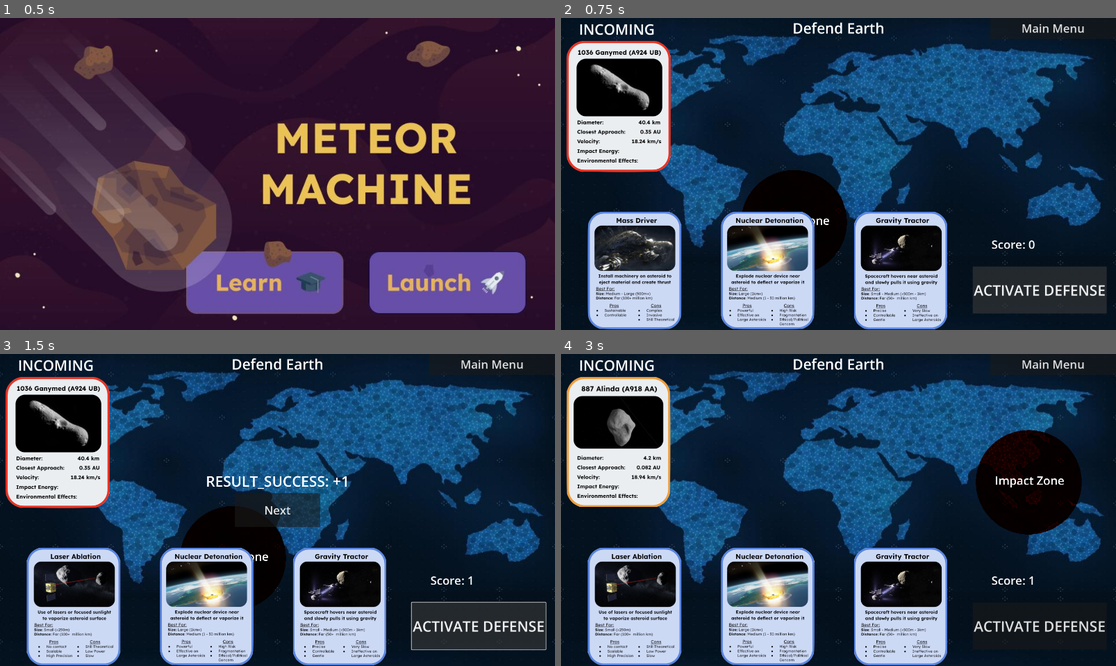
Above: before the commit, frames 1-4 (two rows, left to right).
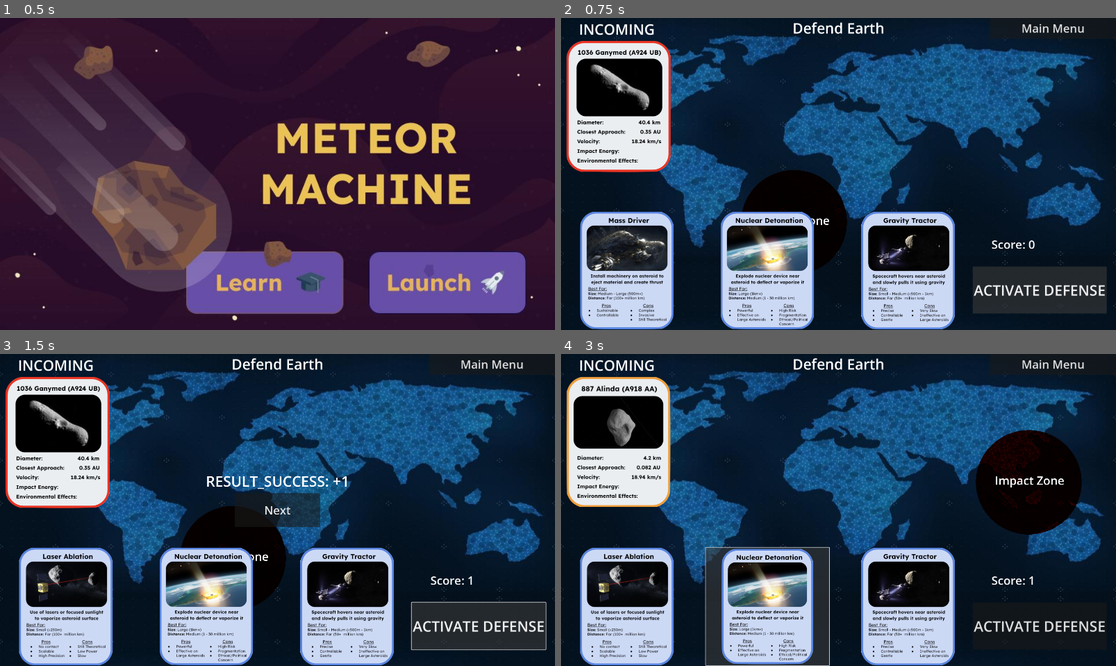
Above: after the commit, the same moments.

Repository: ian2102/Meteor-Machine
Game: Godot game, scene res://Scenes/app.tscn
Same seed, same stepped clock (60 frames per second), same inputs: the game is played once before the commit and once after it.
Inputs (mouse positions are in pixels of both pictures, inside the frame that each line leads up to):
- Up to frame 1 (0.5 s): no input
- Up to frame 2 (0.75 s): click (1010, 283) at 0.5 s
- Up to frame 3 (1.5 s): click (449, 619) at 1.25 s
- Up to frame 4 (3 s): click "Next" at 2 s; click (827, 619) at 2.75 s

Frame 1 is identical in both runs. In frame 2, 6.3% of the frame differs, in the area x 3-71%, y 62-100%; in frame 3, 6.2%; in frame 4, 9.5%, in the area x 3-71%, y 61-100%.

Commit message:
added more info to learn slides

Diff:
--- a/Scenes/hit_marker.tscn
+++ b/Scenes/hit_marker.tscn
@@ -16,6 +16,7 @@
 grow_vertical = 2
 scale = Vector2(0.4, 0.4)
 texture = ExtResource("1_u5oyo")
+expand_mode = 1
 stretch_mode = 5
 
 [node name="Label" type="Label" parent="."]
@@ -23,6 +24,8 @@
 offset_left = 200.0
 offset_top = 410.0
 offset_right = 801.0
-offset_bottom = 889.99994
+offset_bottom = 547.0
 theme_override_font_sizes/font_size = 100
 text = "Impact Zone"
+horizontal_alignment = 1
+vertical_alignment = 1
--- a/Scenes/launch.tscn
+++ b/Scenes/launch.tscn
@@ -107,17 +107,14 @@
 anchor_top = 0.6203704
 anchor_right = 0.7369792
 anchor_bottom = 0.99814814
-grow_horizontal = 2
-grow_vertical = 0
 theme_override_constants/separation = 60
 alignment = 1
-metadata/_edit_use_anchors_ = true
 
 [node name="Card1" type="Button" parent="HBoxContainer"]
-custom_minimum_size = Vector2(400, 0)
-layout_direction = 4
+custom_minimum_size = Vector2(50, 0)
+layout_direction = 1
 layout_mode = 2
-size_flags_horizontal = 0
+size_flags_horizontal = 3
 theme_override_font_sizes/font_size = 50
 theme_override_styles/normal = SubResource("StyleBoxEmpty_8cm1k")
 icon = ExtResource("5_8cm1k")
@@ -125,10 +122,10 @@
 expand_icon = true
 
 [node name="Card2" type="Button" parent="HBoxContainer"]
-custom_minimum_size = Vector2(400, 0)
-layout_direction = 4
+custom_minimum_size = Vector2(50, 0)
+layout_direction = 1
 layout_mode = 2
-size_flags_horizontal = 4
+size_flags_horizontal = 3
 theme_override_font_sizes/font_size = 50
 theme_override_styles/normal = SubResource("StyleBoxEmpty_8cm1k")
 icon = ExtResource("6_bodta")
@@ -136,10 +133,10 @@
 expand_icon = true
 
 [node name="Card3" type="Button" parent="HBoxContainer"]
-custom_minimum_size = Vector2(400, 0)
-layout_direction = 4
+custom_minimum_size = Vector2(50, 0)
+layout_direction = 1
 layout_mode = 2
-size_flags_horizontal = 8
+size_flags_horizontal = 3
 theme_override_font_sizes/font_size = 50
 theme_override_styles/normal = SubResource("StyleBoxEmpty_8cm1k")
 icon = ExtResource("7_1b3uw")
--- a/Scripts/learn.gd
+++ b/Scripts/learn.gd
@@ -65,14 +65,44 @@
 		estimated_diameter_min = asteroids[current_index]["estimated_diameter"]["meters"]["estimated_diameter_min"]
 		estimated_diameter_max = asteroids[current_index]["estimated_diameter"]["meters"]["estimated_diameter_max"]
 	var is_potentially_hazardous_asteroid = asteroids[current_index]["is_potentially_hazardous_asteroid"]
-	learn_card.info.text = "neo_reference_id: "
+	var sys_time = int(Time.get_unix_time_from_system())
+	var pass_time
+	var readable_time
+	var dist_au
+	var dist_lu
+	var dist_km
+	var vel_kms
+	var vel_kmh
+	for time in asteroids[current_index]["close_approach_data"]:
+		pass_time = time["epoch_date_close_approach"]/1000
+		if pass_time > sys_time:
+			readable_time = time["close_approach_date"]
+			dist_au = time["miss_distance"]["astronomical"]
+			dist_lu = time["miss_distance"]["lunar"]
+			dist_km = time["miss_distance"]["kilometers"]
+			vel_kms = time["relative_velocity"]["kilometers_per_second"]
+			vel_kmh = time["relative_velocity"]["kilometers_per_hour"]
+			break
+	learn_card.info.text = "Neo reference id: "
 	learn_card.info.text += neo_reference_id + "\n"
-	learn_card.info.text += "designation: "
+	learn_card.info.text += "Designation: "
 	learn_card.info.text += designation + "\n"
-	learn_card.info.text += "estimated_diameter: "
+	learn_card.info.text += "Estimated_diameter: "
 	learn_card.info.text += "%0.2f-%0.2f%s\n" % [estimated_diameter_min, estimated_diameter_max, unit]
-	learn_card.info.text += "is_potentially_hazardous_asteroid: "
+	learn_card.info.text += "Potentially hazardous asteroid: "
 	learn_card.info.text += str(is_potentially_hazardous_asteroid) + "\n"
+	learn_card.info.text += "Next nearest pass: "
+	learn_card.info.text += str(readable_time) + "\n"
+	learn_card.info.text += "Distance in astromical units: "
+	learn_card.info.text += str(dist_au) + "\n"
+	learn_card.info.text += "Distance in lunar units: "
+	learn_card.info.text += str(dist_lu) + "\n"
+	learn_card.info.text += "Distance in kilometers: "
+	learn_card.info.text += str(dist_km) + "\n"
+	learn_card.info.text += "Relative velocity in kilometers per second: "
+	learn_card.info.text += str(vel_kms) + "\n"
+	learn_card.info.text += "Relative velocity in kilometers per hour: "
+	learn_card.info.text += str(vel_kmh) + "\n"
 	#["links", "id", "neo_reference_id", "name", "name_limited", "designation", "nasa_jpl_url", "absolute_magnitude_h", "estimated_diameter", "is_potentially_hazardous_asteroid", "close_approach_data", "orbital_data", "is_sentry_object"]
 
 func update_environmental_info():
